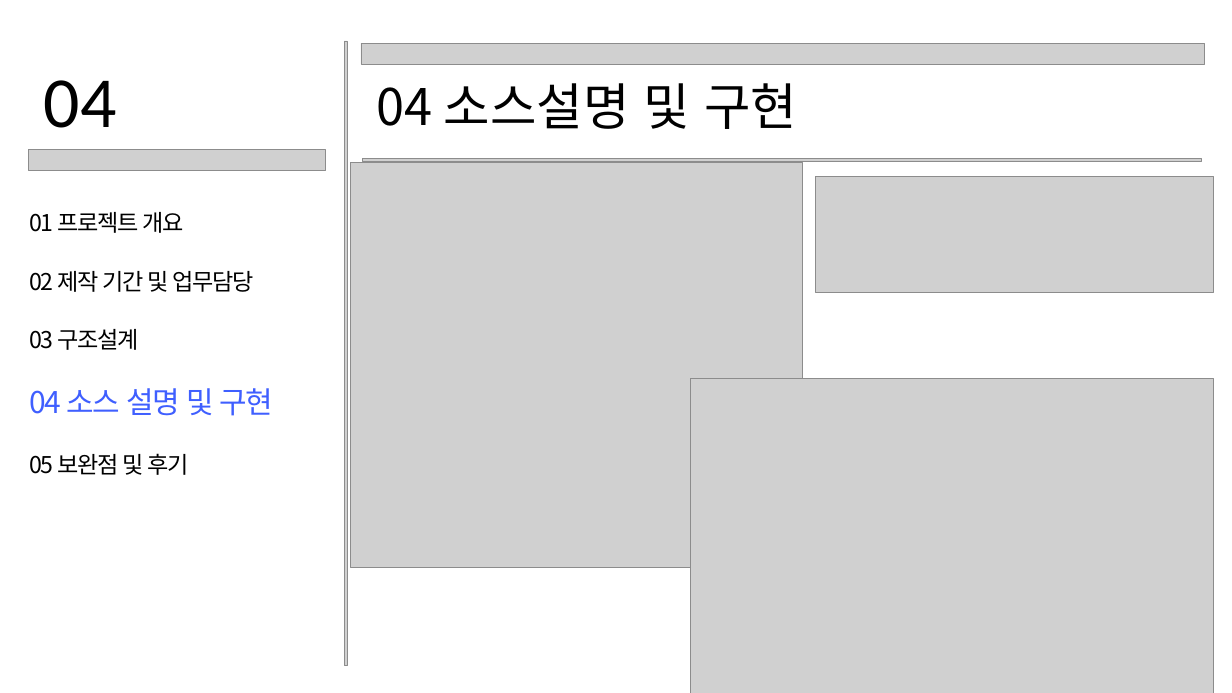
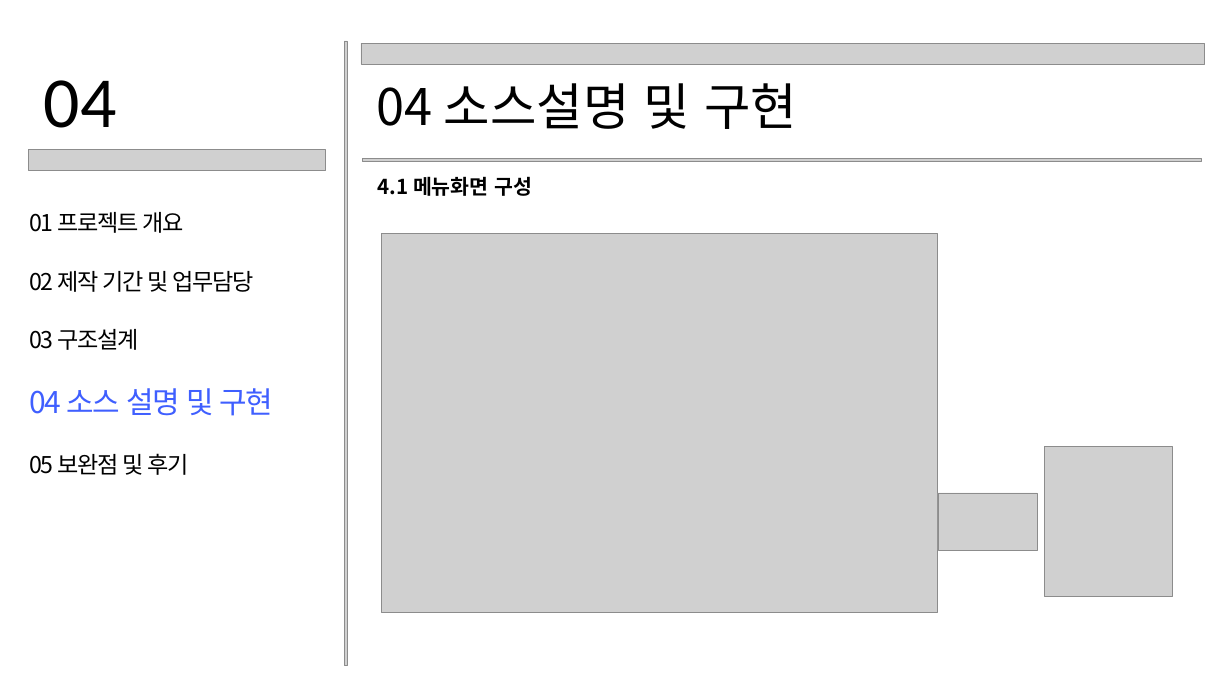
Before and after one commit to jihokim86/-team3-1st-_-project, a slide deck: slide 10 of CLI_직원관리프로그램.pptx (slide 14 before the commit). Drawn at 1232x693 pixels with LibreOffice and Linux fonts; fonts in the diff are those of the drawing; grey boxes stand for pictures. Boxes give left, top, right and bottom in pixels: in the first picture for what was removed or moved away, otherwise in the second. Text is boxed around its words. In the diff, an @@ line names an element or a change of style, - is before the commit and + after.

```diff
--- a/CLI_직원관리프로그램.pptx
+++ b/CLI_직원관리프로그램.pptx
@@ text added at box(377, 176, 532, 196), 24 pt, text #000000, bold @@
+4.1 메뉴화면 구성
@@ picture removed at box(816, 176, 1214, 293) @@
@@ picture: place and size @@
-picture at box(351, 163, 803, 567)
+picture at box(381, 233, 937, 613)
@@ picture removed at box(690, 379, 1214, 693) @@
@@ picture added at box(1045, 447, 1172, 597) @@
@@ picture added at box(938, 493, 1037, 550) @@
```
Also in this commit, not shown: 10 other slides changed, 7 slides added.
